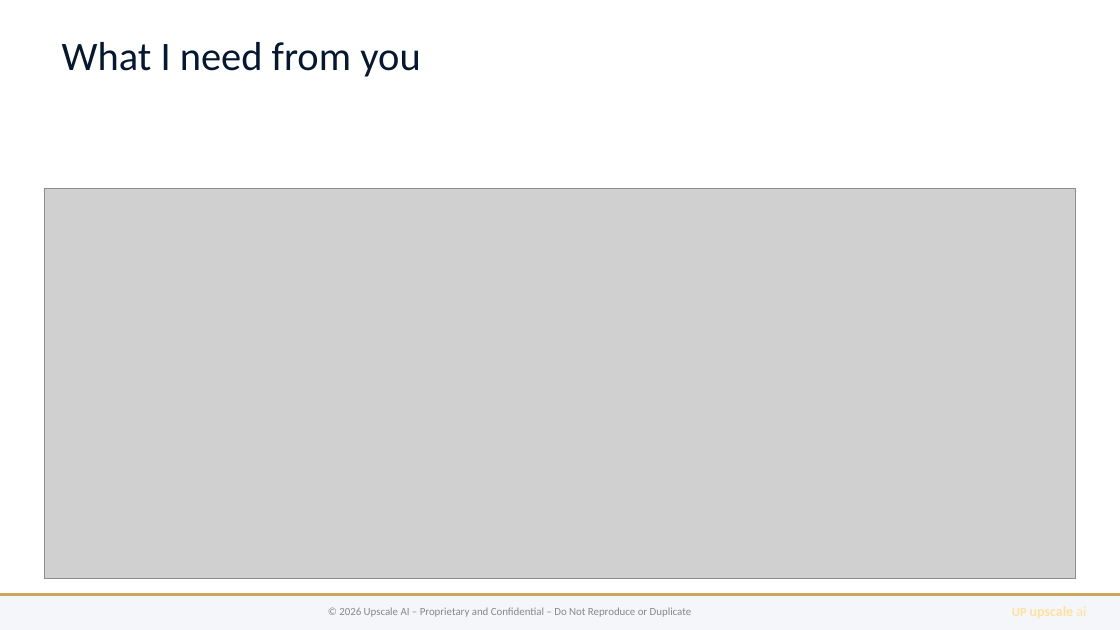
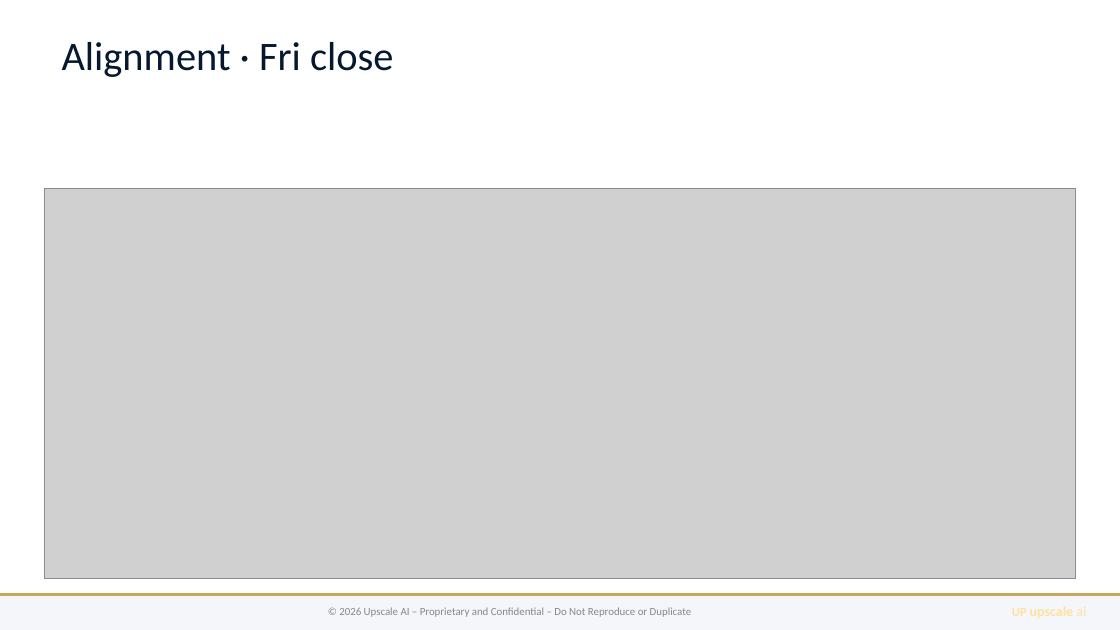
Before and after one commit to upscale-ai-network/agent-template, a slide deck: slide 5 of dt100/manager-arch-vision-a3.pptx. Drawn at 1120x630 pixels with LibreOffice and Linux fonts; fonts in the diff are those of the drawing; grey boxes stand for pictures. Boxes give left, top, right and bottom in pixels: in the first picture for what was removed or moved away, otherwise in the second. Text is boxed around its words. In the diff, an @@ line names an element or a change of style, - is before the commit and + after.

```diff
--- a/dt100/manager-arch-vision-a3.pptx
+++ b/dt100/manager-arch-vision-a3.pptx
@@ text at [62, 42, 394, 77]: text changed @@
-What I need from you
+Alignment · Fri close
```
Also in this commit, not shown: 3 other slides changed, 15 other files.
